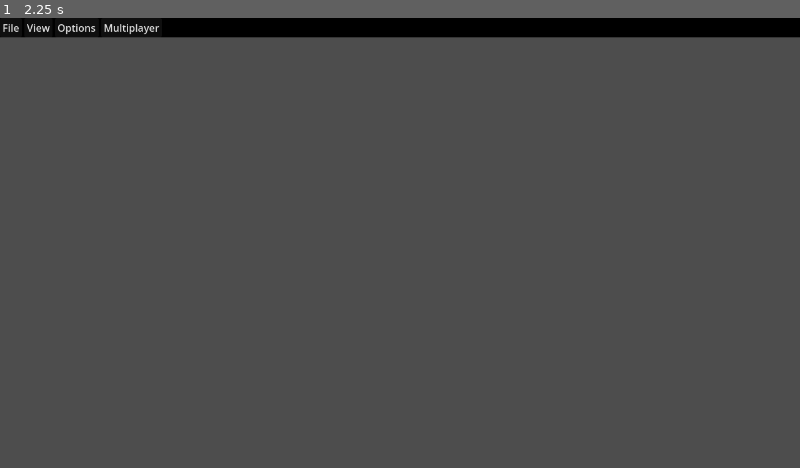
Above: before the commit, frame 1.
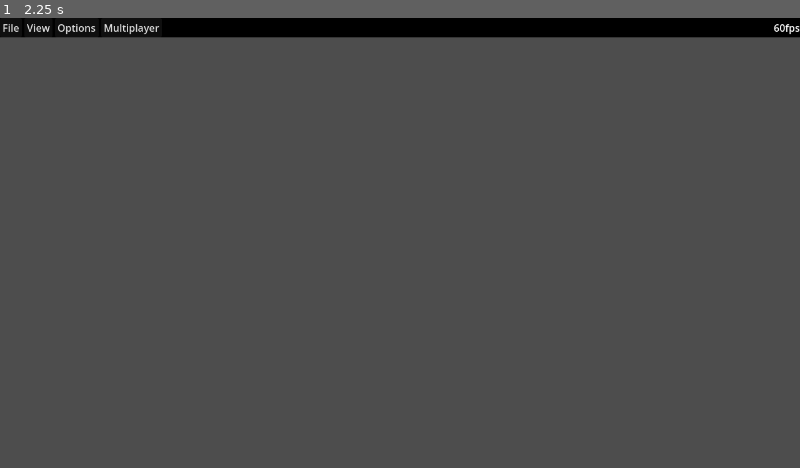
Above: after the commit, the same moment.

Repository: ryanabx/tabletop-engine
Game: Godot game, scene res://src/scenes/pages/tabletop_manager.tscn
Two runs of this game, one before a commit and one after it. Both use one fixed random seed, a clock stepped at 60 frames per second and the inputs below.
Inputs (mouse positions are in pixels of both pictures, inside the frame that each line leads up to):
- Up to frame 1 (2.25 s): tap Enter (end_group_select) at 0.5 s; move the mouse to (576, 220) at 0.52 s; press the mouse at (576, 220) at 0.53 s; hold Enter (end_group_select) 0.53-1.25 s; release the mouse at (576, 220) at 1.25 s; drag from (240, 265) to (360, 333) at 1.27 s; tap Space at 2 s; move the mouse to (480, 144) at 2.02 s; press the mouse at (480, 144) at 2.03 s; hold Enter (end_group_select) from 2.03 s (still down); tap A (camera_left) at 2.1 s

The runs differ from the first frame. In frame 1, less than 0.1% of the frame differs, in the area x 96-100%, y 1-4%.

Commit message:
TODO: Combine stack and hand into collection

Diff:
--- a/src/scenes/game_elements/spawnables/hand.tscn
+++ b/src/scenes/game_elements/spawnables/hand.tscn
@@ -1,16 +1,16 @@
-[gd_scene load_steps=4 format=3 uid="uid://q7dp4mi8d54d"]
+[gd_scene load_steps=3 format=3 uid="uid://q7dp4mi8d54d"]
 
 [ext_resource type="Script" path="res://src/scripts/game_elements/spawnables/hand.gd" id="1_8x60w"]
 
 [sub_resource type="SceneReplicationConfig" id="SceneReplicationConfig_qqsng"]
 properties/0/path = NodePath(".:_scale")
 properties/0/spawn = true
-properties/0/sync = true
-properties/0/watch = false
+properties/0/sync = false
+properties/0/watch = true
 properties/1/path = NodePath(".:base_size")
 properties/1/spawn = true
-properties/1/sync = true
-properties/1/watch = false
+properties/1/sync = false
+properties/1/watch = true
 properties/2/path = NodePath(".:permanent")
 properties/2/spawn = true
 properties/2/sync = false
@@ -39,18 +39,13 @@
 properties/8/spawn = true
 properties/8/sync = true
 properties/8/watch = false
-
-[sub_resource type="SceneReplicationConfig" id="SceneReplicationConfig_l5k2o"]
-properties/0/path = NodePath(".:game_objects")
-properties/0/spawn = true
-properties/0/sync = false
-properties/0/watch = true
+properties/9/path = NodePath(".:game_objects")
+properties/9/spawn = true
+properties/9/sync = false
+properties/9/watch = true
 
 [node name="Hand" type="Node2D" groups=["hands"]]
 script = ExtResource("1_8x60w")
 
 [node name="MultiplayerSynchronizer" type="MultiplayerSynchronizer" parent="."]
 replication_config = SubResource("SceneReplicationConfig_qqsng")
-
-[node name="MultiplayerSynchronizer2" type="MultiplayerSynchronizer" parent="."]
-replication_config = SubResource("SceneReplicationConfig_l5k2o")
--- a/src/scenes/game_elements/spawnables/piece.tscn
+++ b/src/scenes/game_elements/spawnables/piece.tscn
@@ -7,28 +7,28 @@
 [sub_resource type="SceneReplicationConfig" id="SceneReplicationConfig_7avbl"]
 properties/0/path = NodePath(".:image_up_string")
 properties/0/spawn = true
-properties/0/sync = true
+properties/0/sync = false
 properties/0/watch = false
 properties/1/path = NodePath(".:image_down_string")
 properties/1/spawn = true
-properties/1/sync = true
+properties/1/sync = false
 properties/1/watch = false
 properties/2/path = NodePath(".:_state")
 properties/2/spawn = true
-properties/2/sync = true
-properties/2/watch = false
+properties/2/sync = false
+properties/2/watch = true
 properties/3/path = NodePath(".:_sc")
 properties/3/spawn = true
-properties/3/sync = true
-properties/3/watch = false
+properties/3/sync = false
+properties/3/watch = true
 properties/4/path = NodePath(".:collection")
 properties/4/spawn = true
-properties/4/sync = true
-properties/4/watch = false
+properties/4/sync = false
+properties/4/watch = true
 properties/5/path = NodePath(".:face_up")
 properties/5/spawn = true
-properties/5/sync = true
-properties/5/watch = false
+properties/5/sync = false
+properties/5/watch = true
 properties/6/path = NodePath(".:position")
 properties/6/spawn = true
 properties/6/sync = true
@@ -59,5 +59,7 @@
 scale = Vector2(128, 128)
 texture = SubResource("PlaceholderTexture2D_56jdq")
 
-[node name="MultiplayerSynchronizer" type="MultiplayerSynchronizer" parent="."]
+[node name="PieceSynchronizer" type="MultiplayerSynchronizer" parent="."]
+replication_interval = 0.02
+delta_interval = 0.02
 replication_config = SubResource("SceneReplicationConfig_7avbl")
--- a/src/scenes/game_elements/spawnables/stack.tscn
+++ b/src/scenes/game_elements/spawnables/stack.tscn
@@ -1,16 +1,16 @@
-[gd_scene load_steps=4 format=3 uid="uid://k6m1ejdf3ttb"]
+[gd_scene load_steps=3 format=3 uid="uid://k6m1ejdf3ttb"]
 
 [ext_resource type="Script" path="res://src/scripts/game_elements/spawnables/stack.gd" id="1_b7ey6"]
 
-[sub_resource type="SceneReplicationConfig" id="SceneReplicationConfig_jthx2"]
+[sub_resource type="SceneReplicationConfig" id="SceneReplicationConfig_fnl53"]
 properties/0/path = NodePath(".:_scale")
 properties/0/spawn = true
-properties/0/sync = true
-properties/0/watch = false
+properties/0/sync = false
+properties/0/watch = true
 properties/1/path = NodePath(".:base_size")
 properties/1/spawn = true
-properties/1/sync = true
-properties/1/watch = false
+properties/1/sync = false
+properties/1/watch = true
 properties/2/path = NodePath(".:permanent")
 properties/2/spawn = true
 properties/2/sync = false
@@ -39,18 +39,13 @@
 properties/8/spawn = true
 properties/8/sync = true
 properties/8/watch = false
-
-[sub_resource type="SceneReplicationConfig" id="SceneReplicationConfig_6t4fy"]
-properties/0/path = NodePath(".:game_objects")
-properties/0/spawn = true
-properties/0/sync = false
-properties/0/watch = true
+properties/9/path = NodePath(".:game_objects")
+properties/9/spawn = true
+properties/9/sync = false
+properties/9/watch = true
 
 [node name="ObjectStack" type="Node2D"]
 script = ExtResource("1_b7ey6")
 
 [node name="MultiplayerSynchronizer" type="MultiplayerSynchronizer" parent="."]
-replication_config = SubResource("SceneReplicationConfig_jthx2")
-
-[node name="MultiplayerSynchronizer2" type="MultiplayerSynchronizer" parent="."]
-replication_config = SubResource("SceneReplicationConfig_6t4fy")
+replication_config = SubResource("SceneReplicationConfig_fnl53")
--- a/src/scenes/ui/user_interface.tscn
+++ b/src/scenes/ui/user_interface.tscn
@@ -34,5 +34,8 @@
 size_flags_horizontal = 3
 script = ExtResource("2_fos3n")
 
+[node name="FPSCounter" type="Label" parent="VBoxContainer/PanelContainer/HBoxContainer"]
+layout_mode = 2
+
 [node name="GameNameLabel" type="Label" parent="VBoxContainer"]
 layout_mode = 2
--- a/src/scripts/game_elements/game_board.gd
+++ b/src/scripts/game_elements/game_board.gd
@@ -305,6 +305,7 @@
 			object.select()
 			object.rotation = Globals.get_shared_tabletop_manager().camera_controller.camera.rotation
 			selected_objects.append(object.get_name())
+		Utils.rpc("gain_control_over_objects", multiplayer.get_unique_id(), selected_objects)
 		game_object_manager.move_objects_to_front(objects)
 		set_object_grab_offsets()
 
@@ -328,7 +329,7 @@
 	return best
 
 func has_selected_items() -> bool:
-	return not get_selected_items().is_empty()
+	return not selected_objects.is_empty()
 
 func get_selected_items() -> Array:
 	return (Utils.get_game_objects(selected_objects) as Array[Piece])
@@ -336,7 +337,7 @@
 func release_selection() -> void:
 	# If over an item, stack objects to that item, then also deselect
 	if over_item():
-		game_object_manager.rpc("stack_objects_to_item",selected_objects, stackable_item)
+		game_object_manager.stack_objects_to_item(selected_objects, stackable_item)
 		set_stackable_item(null)
 		deselect_objects()
 	elif state == STATE.DOWN:
--- a/src/scripts/game_elements/game_object_manager.gd
+++ b/src/scripts/game_elements/game_object_manager.gd
@@ -42,14 +42,11 @@
 		move_child(object, -1)
 
 # Stacking functions
-
-@rpc("any_peer", "call_local", "reliable")
 func stack_objects_to_item(objects: Array, item: String) -> void:
-	if not multiplayer.is_server(): return
 	var g_item: GameObject = Utils.get_game_object(item)
 	if g_item == null: return
 	var g_objects: Array[GameObject] = Utils.get_game_objects(objects)
-
+	Utils.rpc("gain_control_over_objects", multiplayer.get_unique_id(), objects + [item])
 	print("Stacking object to item")
 	if g_item is GameCollection:
 		stack_objects_to_collection(g_objects, g_item as GameCollection)
@@ -61,11 +58,11 @@
 	if objects.is_empty():
 		return
 	var stack: ObjectStack = get_parent().get_node("GameObjectSpawner").spawn(GameObjectSpawner.make_stack_config(objects[0].position))
+	stack.set_permanence(false)
 	for object in objects:
 		if object.has_collection():
 			object.get_collection().remove_game_object(object)
-		stack.add_game_object_special(object)
-		stack.set_permanence(false)
+		stack.add_game_object_to_top(object)
 		object.position = stack.position
 
 func stack_objects_to_collection(objects: Array, collection: GameCollection) -> void:
--- a/src/scripts/game_elements/spawnables/collection.gd
+++ b/src/scripts/game_elements/spawnables/collection.gd
@@ -1,7 +1,7 @@
 class_name GameCollection
 extends GameObject
 
-var game_objects: Array[String] = []
+var game_objects: Array = []
 var _scale: Vector2 = Vector2.ZERO
 
 var base_size: Vector2 = Vector2.ZERO
@@ -128,7 +128,8 @@
 	get_game_objects().shuffle()
 
 func _process(_delta: float) -> void:
-	_update_objects()
+	if is_multiplayer_authority():
+		_update_objects()
 	label.set_text(str(get_num_objects()))
 	label.position = get_rect().position
 	queue_redraw()
--- a/src/scripts/game_elements/spawnables/hand.gd
+++ b/src/scripts/game_elements/spawnables/hand.gd
@@ -10,28 +10,30 @@
 	super._process(delta)
 
 func _update_objects() -> void:
+	if not is_multiplayer_authority():
+		return
 	super._update_objects()
 	var num_objects: int = get_num_objects()
 	var _max_index = get_max_index()
 
 	var larg_x: float = 0
 	var larg_y: float = 0
-
-	for i in range(get_num_objects()):
-		var _obj: Piece = get_game_objects()[i]
-		get_parent().move_child(_obj, _max_index)
+	var i: int = 0
+	for obj in get_game_objects():
+		get_parent().move_child(obj, _max_index)
 		if force_state is bool:
-			_obj.set_side(force_state as bool)
+			obj.set_side(force_state as bool)
 		var _lerp_amt: float = (i + 1.0) / (num_objects + 1.0)
 		var _pos: Vector2 = to_global(Vector2(get_rect().position.x, get_rect().get_center().y)).lerp(to_global(Vector2(get_rect().end.x, get_rect().get_center().y)), _lerp_amt)
-		_obj.position = _pos
-		_obj.rotation = rotation
-		var _sc = _obj.get_rect().size
+		obj.position = _pos
+		obj.rotation = rotation
+		var _sc = obj.get_rect().size
 		if _sc.x > larg_x:
 			larg_x = _sc.x
 		if _sc.y > larg_y:
 			larg_y = _sc.y
-	if get_num_objects() > 0:
+		i += 1
+	if num_objects > 0:
 		_scale = Vector2(base_size.x, larg_y)
 	else:
 		_scale = base_size
--- a/src/scripts/game_elements/spawnables/piece.gd
+++ b/src/scripts/game_elements/spawnables/piece.gd
@@ -12,6 +12,8 @@
 var grab_offset: Vector2 = Vector2.ZERO
 
 var collection: String = ""
+
+@onready var multiplayer_synchronizer: MultiplayerSynchronizer = $PieceSynchronizer
 
 var face_up: bool = true
 
@@ -69,13 +71,10 @@
 	return _sprite.get_rect() * stack_transform
 
 func has_collection() -> bool:
-	return collection != "" and get_node(str("../",collection)) != null
+	return collection != ""
 
 func get_collection() -> GameCollection:
-	var coll: GameCollection = get_node(str("../",collection))
-	if coll == null:
-		remove_from_collection()
-	return coll
+	return Utils.get_game_object(collection)
 
 func set_state(state: STATE) -> bool:
 	_state = state
@@ -111,7 +110,10 @@
 func get_side() -> bool:
 	return face_up
 
+
 func select() -> void:
+	Utils.rpc("gain_control_over_objects", multiplayer.get_unique_id(), [self.get_name()])
+	print("Selecting object!")
 	match get_state():
 		STATE.IDLE:
 			set_state(STATE.SELECTED)
@@ -139,7 +141,7 @@
 	return true
 
 func _process(_delta: float) -> void:
-	if multiplayer.is_server():
+	if is_multiplayer_authority():
 		z_index = get_index()
 	state_label.text = state_to_string(get_state())
 	update_texture()
--- a/src/scripts/game_elements/spawnables/stack.gd
+++ b/src/scripts/game_elements/spawnables/stack.gd
@@ -2,7 +2,8 @@
 extends GameCollection
 
 func _update_objects() -> void:
-	super._update_objects()
+	if not is_multiplayer_authority():
+		return
 	var larg_x: float = 0
 	var larg_y: float = 0
 
@@ -12,6 +13,9 @@
 		position = get_game_objects()[-1].position
 
 	for obj in get_game_objects():
+		if Utils.get_game_object(obj.collection) != self:
+			remove_game_object(obj)
+			continue
 		if force_state is bool:
 			obj.set_side(force_state as bool)
 		obj.position = position
--- a/src/scripts/game_elements/tabletop.gd
+++ b/src/scripts/game_elements/tabletop.gd
@@ -74,4 +74,6 @@
 	var amount: int = obj.repeat if "repeat" in obj else 1
 	obj.coordinate_scale = coordinate_scale
 	for i in range(amount):
+		obj.id = Globals.piece_id
 		game_object_spawner.spawn(obj)
+		Globals.piece_id += 1
--- a/src/scripts/singletons/globals.gd
+++ b/src/scripts/singletons/globals.gd
@@ -11,6 +11,9 @@
 enum GAME_MODE {SINGLEPLAYER, MULTIPLAYER}
 
 var game_mode: GAME_MODE = GAME_MODE.SINGLEPLAYER
+
+var piece_id: int = 0
+var collection_id: int = 0
 
 # THEMING GLOBALS
 
@@ -49,22 +52,22 @@
 const COLOR_SELECTION_BOX: Color = COLOR_SELECTION_BOX_BORDER * COLOR_TRANSPARENT_HIGHLIGHT
 
 func _input(event: InputEvent) -> void:
-    if event.is_action_pressed("ui_exit_fullscreen") and DisplayServer.window_get_mode() == DisplayServer.WINDOW_MODE_FULLSCREEN:
-        DisplayServer.window_set_mode(DisplayServer.WINDOW_MODE_WINDOWED)
+	if event.is_action_pressed("ui_exit_fullscreen") and DisplayServer.window_get_mode() == DisplayServer.WINDOW_MODE_FULLSCREEN:
+		DisplayServer.window_set_mode(DisplayServer.WINDOW_MODE_WINDOWED)
 
 func set_current_tabletop(tabletop: Tabletop) -> void:
-    current_tabletop = tabletop
+	current_tabletop = tabletop
 
 func get_current_tabletop() -> Tabletop:
-    return current_tabletop
+	return current_tabletop
 
 func set_shared_tabletop_manager(tt: TabletopManager) -> void:
-    tabletop_manager = tt
+	tabletop_manager = tt
 
 func get_shared_tabletop_manager() -> TabletopManager:
-    return tabletop_manager
+	return tabletop_manager
 
 func get_current_game():
-    if current_tabletop == null:
-        return null
-    return current_tabletop.game
+	if current_tabletop == null:
+		return null
+	return current_tabletop.game
--- a/src/scripts/singletons/utils.gd
+++ b/src/scripts/singletons/utils.gd
@@ -142,14 +142,27 @@
 				return true
 	return false
 
-func get_game_object(obj: String) -> GameObject:
-	if Globals.get_current_tabletop() == null or obj == "": return null
-	return Globals.get_current_tabletop().board.game_object_manager.get_node_or_null(obj)
+func get_game_object(object: String) -> GameObject:
+	return null if Globals.get_current_tabletop() == null or object == "" else Globals.get_current_tabletop().board.game_object_manager.get_node_or_null(object)
 
 func get_game_objects(objects: Array) -> Array[GameObject]:
+	var _tt: Tabletop = Globals.get_current_tabletop()
+	if _tt == null:
+		return []
+	var game_object_manager: Node2D = _tt.board.game_object_manager
 	var g_objs: Array[GameObject] = []
 	for obj in objects:
-		var g_obj: GameObject = Utils.get_game_object(obj)
+		if obj == "":
+			continue
+		var g_obj: GameObject = game_object_manager.get_node_or_null(str(obj))
 		if g_obj != null:
 			g_objs.append(g_obj)
 	return g_objs
+
+@rpc("any_peer", "call_local")
+func gain_control_over_objects(id: int, objects: Array) -> void:
+	var game_objects: Array[GameObject] = Utils.get_game_objects(objects)
+	for g_obj in game_objects:
+		g_obj.set_multiplayer_authority(id, true)
+		if g_obj is Piece and g_obj.has_collection():
+			g_obj.get_collection().set_multiplayer_authority(id, true)
--- a/src/scripts/spawners/game_object_spawner.gd
+++ b/src/scripts/spawners/game_object_spawner.gd
@@ -5,12 +5,9 @@
 @onready var stack_scene: PackedScene = preload("res://src/scenes/game_elements/spawnables/stack.tscn")
 @onready var hand_scene: PackedScene = preload("res://src/scenes/game_elements/spawnables/hand.tscn")
 
-var piece_id: int = 0
-var collection_id: int = 0
-
 # Called when the node enters the scene tree for the first time.
 func _ready() -> void:
-	set_spawn_function(spawn_game_object)
+	set_spawn_function(Callable(self, "spawn_game_object"))
 
 func spawn_game_object(obj: Dictionary) -> GameObject:
 	if "type" not in obj:
@@ -18,21 +15,20 @@
 		return piece_scene.instantiate()
 	match obj.type:
 		"piece":
-			return new_piece(obj, obj.coordinate_scale)
+			return new_piece(obj, obj.coordinate_scale, obj.id)
 		"stack":
-			return new_collection(obj, obj.coordinate_scale)
+			return new_collection(obj, obj.coordinate_scale, obj.id)
 		"hand":
-			return new_collection(obj, obj.coordinate_scale)
+			return new_collection(obj, obj.coordinate_scale, obj.id)
 		_:
 			print("Huh?")
 			return piece_scene.instantiate()
 
-func new_piece(obj: Dictionary, coordinate_scale: Vector2) -> Piece:
+func new_piece(obj: Dictionary, coordinate_scale: Vector2, id: int) -> Piece:
 	var piece: Piece = piece_scene.instantiate()
 	if "name" in obj:
 		piece.add_to_group(obj.name)
-	piece.set_name(str("Piece_",piece_id))
-	piece_id += 1
+	piece.set_name(str("Piece_",id))
 	# Piece transforms
 	piece.position = Vector2(obj.position.x, obj.position.y) * coordinate_scale if "position" in obj else Vector2.ZERO
 	piece.rotation_degrees = obj.rotation if "rotation" in obj else 0.0
@@ -48,7 +44,7 @@
 		piece.position = coll.position
 	return piece
 
-func new_collection(obj: Dictionary, coordinate_scale: Vector2) -> GameCollection:
+func new_collection(obj: Dictionary, coordinate_scale: Vector2, id: int) -> GameCollection:
 	var collection: GameCollection
 	match obj.type:
 		"hand": collection = hand_scene.instantiate()
@@ -56,8 +52,7 @@
 		_: return
 	if "name" in obj:
 		collection.add_to_group(obj.name)
-	collection.set_name(str("Collection_",collection_id))
-	collection_id += 1
+	collection.set_name(str("Collection_",id))
 	# Collection transforms
 	collection.position = Vector2(obj.position.x, obj.position.y) * coordinate_scale if "position" in obj else Vector2.ZERO
 	collection.base_size = Vector2(obj.scale.x, obj.scale.y) * coordinate_scale if "scale" in obj else Vector2.ONE
@@ -76,6 +71,7 @@
 
 static func make_stack_config(position: Vector2) -> Dictionary:
 	var obj: Dictionary = {
+		"id": Globals.piece_id,
 		"coordinate_scale": Vector2.ONE,
 		"type": "stack",
 		"position": {
@@ -83,4 +79,5 @@
 			"y": position.y
 		}
 	}
+	Globals.piece_id += 1
 	return obj
--- a/src/scripts/spawners/tabletop_spawner.gd
+++ b/src/scripts/spawners/tabletop_spawner.gd
@@ -4,7 +4,7 @@
 
 # Called when the node enters the scene tree for the first time.
 func _ready() -> void:
-	set_spawn_function(spawn_tabletop)
+	set_spawn_function(Callable(self, "spawn_tabletop"))
 
 func spawn_tabletop(gc_d: Dictionary) -> Tabletop:
 	var gc: GameConfig = GameConfig.repack(gc_d)
--- a/src/scripts/ui/menu_bar.gd
+++ b/src/scripts/ui/menu_bar.gd
@@ -109,7 +109,7 @@
 		OS.alert("Failed to start multiplayer server.")
 		return
 	multiplayer.multiplayer_peer = peer
-	OS.alert("Server created successfully!")
+	print("Server created successfully!")
 	get_tree().reload_current_scene()
 
 func connect_server() -> void:
@@ -124,7 +124,7 @@
 		OS.alert("Failed to start multiplayer client.")
 		return
 	multiplayer.multiplayer_peer = peer
-	OS.alert("Connected successfully!")
+	print("Connected successfully!")
 	get_tree().reload_current_scene()
 
 func file_pressed(id: int) -> void:
--- a/src/scripts/ui/user_interface.gd
+++ b/src/scripts/ui/user_interface.gd
@@ -4,12 +4,14 @@
 var coordinates_labels: Array
 @onready var game_name_label: Label = $VBoxContainer/GameNameLabel
 @onready var menu_bar: MenuBar = $VBoxContainer/PanelContainer/HBoxContainer/MenuBar
+@onready var fps_counter: Label = $VBoxContainer/PanelContainer/HBoxContainer/FPSCounter
 
 func _ready() -> void:
 	coordinates_labels.append(Label.new())
 	add_child(coordinates_labels[0])
 
 func _process(_delta: float) -> void:
+	fps_counter.text = str(Engine.get_frames_per_second(), "fps")
 	coordinates_labels[0].position = get_local_mouse_position() + Vector2(20.0, -30.0)
 	if Globals.get_current_tabletop() == null:
 		return
